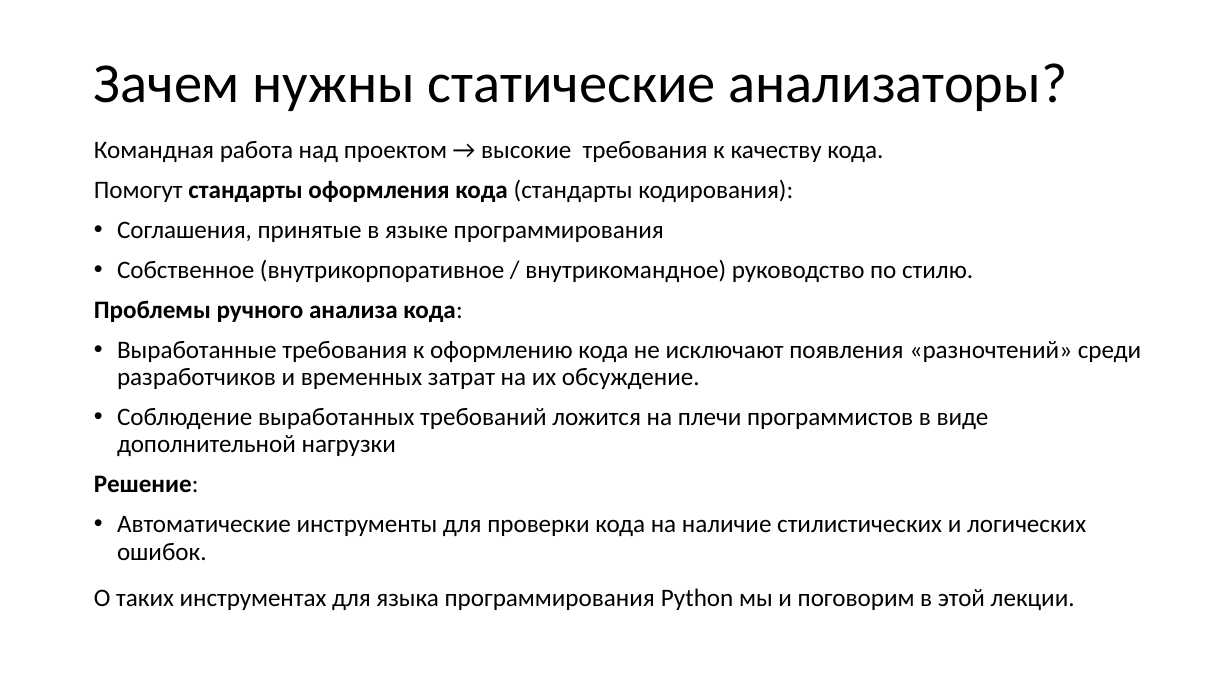
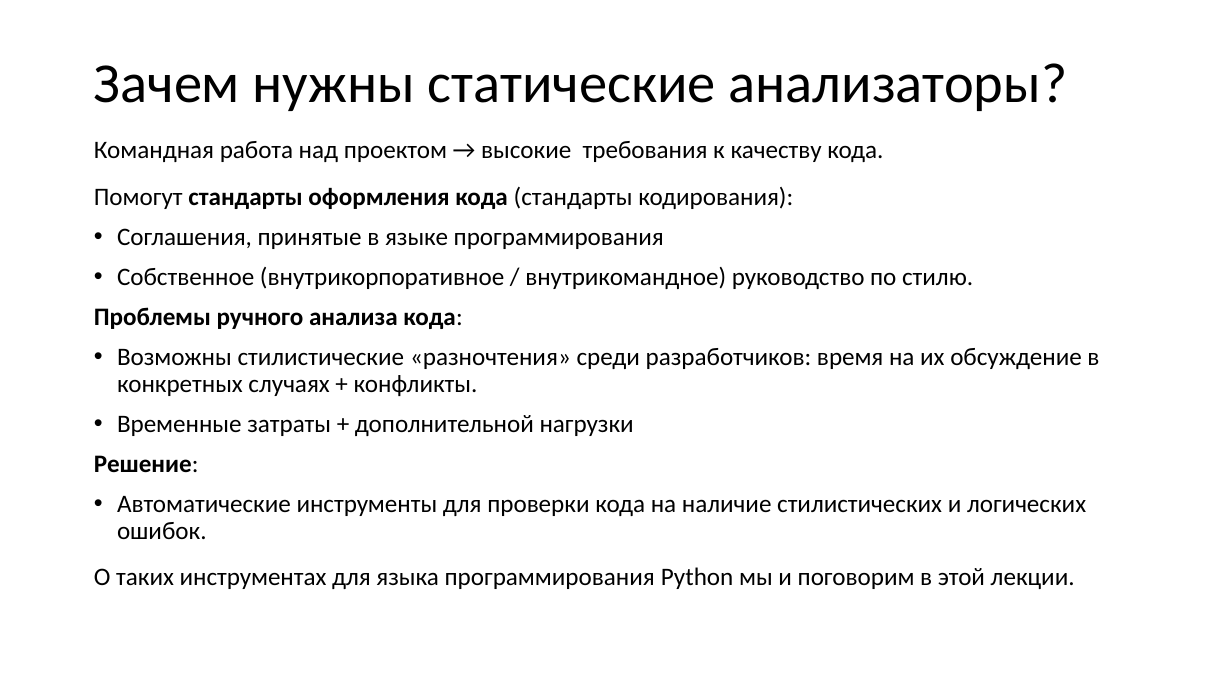
Before and after one commit to xtrueman/prog_instruments, a slide deck: slide 9 of presentations/StaticAnalysers.pptx. Drawn at 1232x693 pixels with LibreOffice and Linux fonts; fonts in the diff are those of the drawing. Boxes give left, top, right and bottom in pixels: in the first picture for what was removed or moved away, otherwise in the second. Text is boxed around its words. In the diff, an @@ line names an element or a change of style, - is before the commit and + after.

```diff
--- a/presentations/StaticAnalysers.pptx
+++ b/presentations/StaticAnalysers.pptx
@@ text at [94, 187, 793, 209]: more space between paragraphs @@
@@ text at [117, 348, 1099, 436]: text changed @@
-• Выработанные требования к оформлению кода не исключают появления «разночтений» среди разработчиков и временных затрат на их обсуждение.
-• Соблюдение выработанных требований ложится на плечи программистов в виде дополнительной нагрузки
+• Возможны стилистические «разночтения» среди разработчиков: время на их обсуждение в конкретных случаях + конфликты.
+• Временные затраты + дополнительной нагрузки
```
Also in this commit, not shown: 21 other slides changed, 5 slides added, 1 slide removed.
